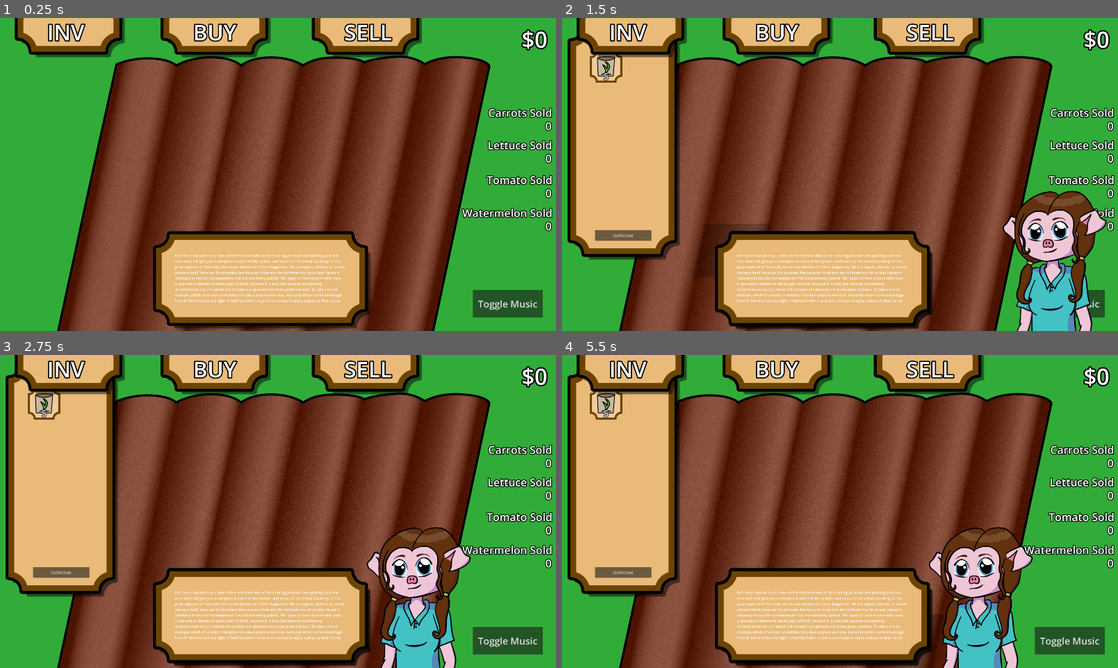
Above: before the commit, frames 1-4 (two rows, left to right).
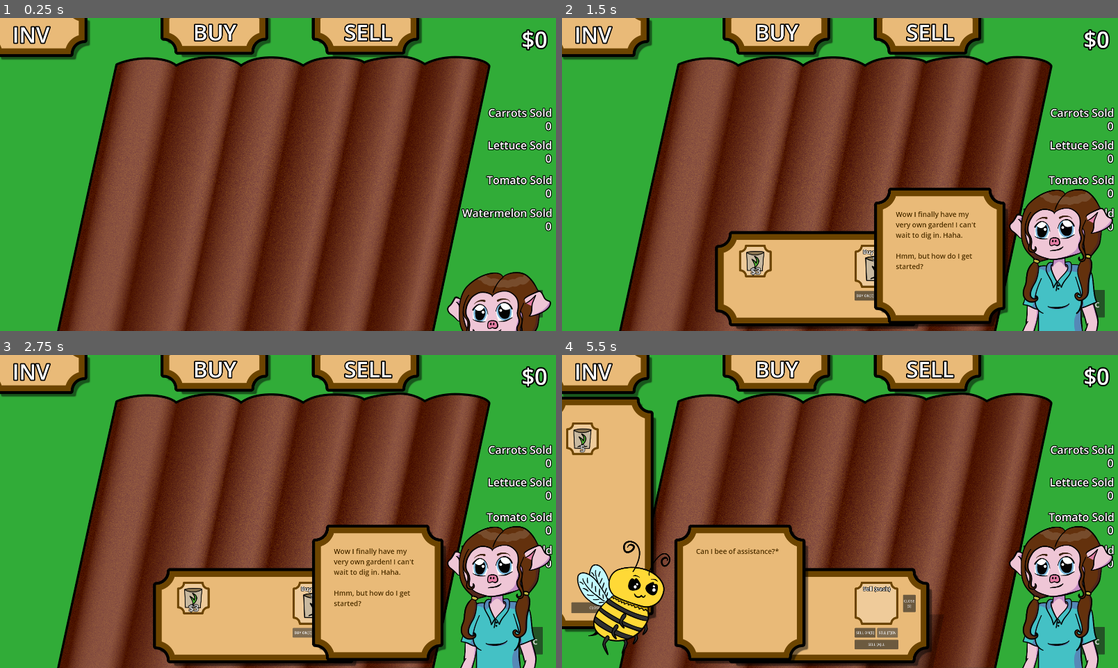
Above: after the commit, the same moments.

Repository: Saryah/oinkjam2026
Game: Godot game, scene res://main.tscn
Two runs of this game, one before a commit and one after it. Both use one fixed random seed, a clock stepped at 60 frames per second and the inputs below. The engine's default icon, where the game draws it, is replaced by a stand-in: a white triangle on a blue panel in a dark square.
Inputs (mouse positions are in pixels of both pictures, inside the frame that each line leads up to):
- Up to frame 1 (0.25 s): no input
- Up to frame 2 (1.5 s): click (778, 33) at 0.5 s; click (756, 262) at 1.25 s
- Up to frame 3 (2.75 s): click "BUY ON[E]" at 2 s
- Up to frame 4 (5.5 s): click "BUY [T]EN" at 2.75 s; click (928, 370) at 3.5 s; click "SELL ON[E]" at 4.25 s; click "SELL [T]EN" at 5 s

The runs differ from the first frame. In frame 1, 17% of the frame differs, in the area x 0-100%, y 0-100%; in frame 2, 30%; in frame 3, 32%; in frame 4, 33%.

Commit message:
cutscene01 done minor balance fixes.

Diff:
--- a/cutscene01.tscn
+++ /dev/null
@@ -1,24 +0,0 @@
-[gd_scene format=3 uid="uid://dhqf7lbl7ketk"]
-
-[ext_resource type="Texture2D" uid="uid://fd15epvvjrk2" path="res://Assets/mc_normal.png" id="1_rblcr"]
-[ext_resource type="Texture2D" uid="uid://b04rnsmpkp8lx" path="res://Assets/box.png" id="2_cx2uc"]
-
-[node name="AnimationPlayer" type="Node2D" unique_id=722166552]
-
-[node name="AnimationPlayer" type="AnimationPlayer" parent="." unique_id=1920406412]
-
-[node name="McNormal" type="Sprite2D" parent="." unique_id=1475220445]
-position = Vector2(1573.9998, 801)
-scale = Vector2(0.45534346, 0.45534354)
-texture = ExtResource("1_rblcr")
-
-[node name="NinePatchRect" type="NinePatchRect" parent="." unique_id=1869980524]
-offset_left = 665.0
-offset_top = 710.3863
-offset_right = 1404.0
-offset_bottom = 1050.3862
-texture = ExtResource("2_cx2uc")
-patch_margin_left = 105
-patch_margin_top = 105
-patch_margin_right = 130
-patch_margin_bottom = 130
--- a/gamecontroller.gd
+++ b/gamecontroller.gd
@@ -1,6 +1,7 @@
 extends Node2D
 
 @onready var cutscene01: AnimationPlayer = $cutscene01/AnimationPlayer
+@onready var cutscene02: AnimationPlayer = $cutscene02/AnimationPlayer
 
 
 @export var seeds: Dictionary = {
@@ -119,17 +120,17 @@
 	if carrot_sold >= 20 and lettuce_unlocked == false:
 		shop_inv.shop_insert(seeds_prefabs["lettuce"], 9999999)
 		lettuce_unlocked = true
-		monies -= 75
-		#run cutscene???
+		monies -= 35
+		cutscene02.play("cutscene02")
 	elif lettuce_sold >= 30 and tomato_unlocked == false:
 		shop_inv.shop_insert(seeds_prefabs["tomato"], 9999999)
 		tomato_unlocked = true
-		monies -= 250
+		monies -= 140
 		#run cutscene???
 	elif tomato_sold >= 50 and watermelon_unlocked == false:
 		shop_inv.shop_insert(seeds_prefabs["watermelon"], 9999999)
 		watermelon_unlocked = true
-		monies -= 750
+		monies -= 440
 		#run cutscene???
 
 func _on_mute_button_pressed() -> void:
--- a/main.tscn
+++ b/main.tscn
@@ -55,6 +55,8 @@
 [ext_resource type="AudioStream" uid="uid://bgl5atpf1hru0" path="res://Sounds/button/button-08.mp3" id="51_53bls"]
 [ext_resource type="AudioStream" uid="uid://b45imdyxyl8rn" path="res://Sounds/button/button-09.mp3" id="52_lwnsi"]
 [ext_resource type="AudioStream" uid="uid://dlivpvs4rlkki" path="res://Sounds/button/button-10.mp3" id="53_41lik"]
+[ext_resource type="Texture2D" uid="uid://baito13bf2u0" path="res://Assets/cutebee.png" id="56_e71vb"]
+[ext_resource type="Texture2D" uid="uid://dfl353kktifax" path="res://Assets/mcsmile.png" id="56_rnkwl"]
 
 [sub_resource type="AudioStreamRandomizer" id="AudioStreamRandomizer_w48qg"]
 streams_count = 15
@@ -109,41 +111,136 @@
 stream_12/stream = ExtResource("44_5yh34")
 stream_13/stream = ExtResource("45_pjuso")
 
-[sub_resource type="Animation" id="Animation_ycdy4"]
+[sub_resource type="Animation" id="Animation_rnkwl"]
 length = 0.001
 tracks/0/type = "value"
 tracks/0/imported = false
 tracks/0/enabled = true
-tracks/0/path = NodePath("AnimationPlayer/McNormal:position")
+tracks/0/path = NodePath("AnimationPlayer/McPanel/MarginContainer/mc001:text")
 tracks/0/interp = 1
 tracks/0/loop_wrap = true
 tracks/0/keys = {
 "times": PackedFloat32Array(0),
 "transitions": PackedFloat32Array(1),
-"update": 0,
-"values": [Vector2(1567, 433.99997)]
+"update": 1,
+"values": ["Urm, I think so:
+
+Click on stuff to plant and harvest
+S for Sell
+B to Buy
+Click on the items in the shop to select them to sell or buy."]
 }
 
-[sub_resource type="Animation" id="Animation_w48qg"]
-resource_name = "cutscene01"
-length = 2.0
+[sub_resource type="Animation" id="Animation_ycdy4"]
+length = 40.633335
 tracks/0/type = "value"
 tracks/0/imported = false
 tracks/0/enabled = true
-tracks/0/path = NodePath("AnimationPlayer/McNormal:position")
+tracks/0/path = NodePath("AnimationPlayer/mc:position")
 tracks/0/interp = 1
 tracks/0/loop_wrap = true
 tracks/0/keys = {
-"times": PackedFloat32Array(0.03333333, 2),
-"transitions": PackedFloat32Array(1.5157164, 1),
+"times": PackedFloat32Array(0, 0.53333336, 33.81411, 34.933334),
+"transitions": PackedFloat32Array(1, 6.062875, 1, 2.0705302),
 "update": 0,
-"values": [Vector2(1567, 433.99997), Vector2(646.9999, 425)]
+"values": [Vector2(1017, 1098), Vector2(1017.00006, 419.99997), Vector2(1017.00006, 420), Vector2(1017.00006, 1092)]
+}
+tracks/1/type = "value"
+tracks/1/imported = false
+tracks/1/enabled = true
+tracks/1/path = NodePath("AnimationPlayer/bee:position")
+tracks/1/interp = 1
+tracks/1/loop_wrap = true
+tracks/1/keys = {
+"times": PackedFloat32Array(0, 4.8999987, 5.4333334, 33.81411, 34.933334),
+"transitions": PackedFloat32Array(1, 1, 3.249009, 1, 2.0705302),
+"update": 0,
+"values": [Vector2(-995.875, 1019.125), Vector2(-995.875, 1019.125), Vector2(-995.875, 395), Vector2(-995.875, 395), Vector2(-995.875, 1067)]
+}
+tracks/2/type = "value"
+tracks/2/imported = false
+tracks/2/enabled = true
+tracks/2/path = NodePath("AnimationPlayer/McPanel:visible")
+tracks/2/interp = 1
+tracks/2/loop_wrap = true
+tracks/2/keys = {
+"times": PackedFloat32Array(0, 0.73, 4.54406, 7.75521, 8.891667, 21.963953, 25.130846, 28.846638, 31.851025),
+"transitions": PackedFloat32Array(1, 1, 1, 1, 1, 1, 1, 1, 1),
+"update": 1,
+"values": [false, true, false, true, false, true, false, true, false]
+}
+tracks/3/type = "value"
+tracks/3/imported = false
+tracks/3/enabled = true
+tracks/3/path = NodePath("AnimationPlayer/McPanel/MarginContainer/mc001:text")
+tracks/3/interp = 1
+tracks/3/loop_wrap = true
+tracks/3/keys = {
+"times": PackedFloat32Array(0.001, 0.73, 5.1000004, 7.7, 21.8393, 28.846638),
+"transitions": PackedFloat32Array(1, 1, 1, 1, 1, 1),
+"update": 1,
+"values": ["Wow I finally have my very own garden! I can't wait to dig in. Haha.
+
+Hmm, but how do I get started?", "Wow I finally have my very own garden! I can't wait to dig in. Haha.
+
+Hmm, but how do I get started?", "Wow I finally have my very own garden! I can't wait to dig in. Haha.
+
+Hmm, but how do I get started?", "Oh! Hello there.  Well sure, that would be great!", "Urm, I think so:
+
+Click on stuff to plant and harvest
+S for Sell
+B to Buy
+Click on the items in the shop to select them to sell or buy.", "Okay. Also, why do you have so many astrixes on your text?"]
+}
+tracks/4/type = "value"
+tracks/4/imported = false
+tracks/4/enabled = true
+tracks/4/path = NodePath("AnimationPlayer/BeePanel:visible")
+tracks/4/interp = 1
+tracks/4/loop_wrap = true
+tracks/4/keys = {
+"times": PackedFloat32Array(0, 5.269273, 6.9559393, 8.933333, 21.963953, 25.130846, 28.846638, 31.851025, 33.6178),
+"transitions": PackedFloat32Array(1, 1, 1, 1, 1, 1, 1, 1, 1),
+"update": 1,
+"values": [false, true, false, true, false, true, false, true, false]
+}
+tracks/5/type = "value"
+tracks/5/imported = false
+tracks/5/enabled = true
+tracks/5/path = NodePath("AnimationPlayer/BeePanel/MarginContainer/bee001:text")
+tracks/5/interp = 1
+tracks/5/loop_wrap = true
+tracks/5/keys = {
+"times": PackedFloat32Array(0.001, 8.85, 14.041366, 18.796522, 25.130846, 31.851025),
+"transitions": PackedFloat32Array(1, 1, 1, 1, 1, 1),
+"update": 1,
+"values": ["Can I bee of assistance?*", "Excellent, first take these five carrot seeds* to get started!
+
+Simply click or tap on any plot space, tap the seed you want to plant, and wait for it to grow!", "Once fully grown, tap the crop to harvest.
+
+You can sell crops* in the shop by tapping \"Sell\" or \"S\", tapping the crop in the sell window and choosing the sell amount.", "Buy more seeds* in the shop by tapping \"Buy\" or \"B\" in the same way.
+
+You got all that?", "You got it!
+
+Once you've sold 20 carrots, the next seed type will be unlocked.*", "Don't worry about it."]
+}
+tracks/6/type = "value"
+tracks/6/imported = false
+tracks/6/enabled = true
+tracks/6/path = NodePath("AnimationPlayer/mc:texture")
+tracks/6/interp = 1
+tracks/6/loop_wrap = true
+tracks/6/keys = {
+"times": PackedFloat32Array(0, 7.7552),
+"transitions": PackedFloat32Array(1, 1),
+"update": 1,
+"values": [ExtResource("13_ycdy4"), ExtResource("56_rnkwl")]
 }
 
 [sub_resource type="AnimationLibrary" id="AnimationLibrary_vivmo"]
 _data = {
-&"RESET": SubResource("Animation_ycdy4"),
-&"cutscene01": SubResource("Animation_w48qg")
+&"RESET": SubResource("Animation_rnkwl"),
+&"cutscene01": SubResource("Animation_ycdy4")
 }
 
 [node name="main" type="Node2D" unique_id=353706635]
@@ -689,18 +786,20 @@
 
 [node name="inv_ui" parent="." unique_id=1702235503 instance=ExtResource("4_1bvp3")]
 visible = false
-offset_left = -1255.0
-offset_top = -691.0
-offset_right = -699.0
-offset_bottom = 513.0
+offset_left = -1364.0
+offset_top = -529.0
+offset_right = -808.0
+offset_bottom = 675.0
 
 [node name="shop_sell" parent="." unique_id=1327900691 instance=ExtResource("5_lquwl")]
+visible = false
 offset_left = -576.0
 offset_top = 260.0
 offset_right = 426.0
 offset_bottom = 717.0
 
 [node name="shop_buy" parent="." unique_id=822417641 instance=ExtResource("6_272bh")]
+visible = false
 offset_left = -576.0
 offset_top = 260.0
 offset_right = 432.0
@@ -854,10 +953,10 @@
 text = "SELL"
 
 [node name="inv_ui_btn" type="NinePatchRect" parent="." unique_id=1270373852]
-offset_left = -1213.0
-offset_top = -818.0
-offset_right = -687.0
-offset_bottom = -521.0
+offset_left = -1373.0
+offset_top = -807.0
+offset_right = -847.0
+offset_bottom = -510.0
 texture = ExtResource("8_5vw27")
 patch_margin_left = 105
 patch_margin_top = 105
@@ -913,23 +1012,24 @@
 [node name="AnimationPlayer" type="AnimationPlayer" parent="cutscene01" unique_id=1920406412]
 libraries/ = SubResource("AnimationLibrary_vivmo")
 
-[node name="McNormal" type="Sprite2D" parent="cutscene01/AnimationPlayer" unique_id=1475220445]
-position = Vector2(1567, 433.99997)
+[node name="mc" type="Sprite2D" parent="cutscene01/AnimationPlayer" unique_id=1475220445]
+position = Vector2(1017, 1098)
 scale = Vector2(0.73301524, 0.7330154)
 texture = ExtResource("13_ycdy4")
 
-[node name="NinePatchRect" type="NinePatchRect" parent="cutscene01/AnimationPlayer" unique_id=1869980524]
-offset_left = -576.0
-offset_top = 261.0
-offset_right = 445.0
-offset_bottom = 727.0
+[node name="McPanel" type="NinePatchRect" parent="cutscene01/AnimationPlayer" unique_id=1869980524]
+visible = false
+offset_left = 157.0
+offset_top = 60.0
+offset_right = 792.0
+offset_bottom = 718.0
 texture = ExtResource("8_5vw27")
 patch_margin_left = 105
 patch_margin_top = 105
 patch_margin_right = 130
 patch_margin_bottom = 130
 
-[node name="MarginContainer" type="MarginContainer" parent="cutscene01/AnimationPlayer/NinePatchRect" unique_id=1717213637]
+[node name="MarginContainer" type="MarginContainer" parent="cutscene01/AnimationPlayer/McPanel" unique_id=1717213637]
 layout_mode = 1
 anchors_preset = 15
 anchor_right = 1.0
@@ -943,11 +1043,60 @@
 theme_override_constants/margin_right = 100
 theme_override_constants/margin_bottom = 100
 
-[node name="Label" type="Label" parent="cutscene01/AnimationPlayer/NinePatchRect/MarginContainer" unique_id=1323023841]
+[node name="mc001" type="Label" parent="cutscene01/AnimationPlayer/McPanel/MarginContainer" unique_id=1323023841]
 layout_mode = 2
 size_flags_horizontal = 3
 size_flags_vertical = 1
-text = "But I must explain to you how all this mistaken idea of denouncing pleasure and praising pain was born and I will give you a complete account of the system, and expound the actual teachings of the great explorer of the truth, the master-builder of human happiness. No one rejects, dislikes, or avoids pleasure itself, because it is pleasure, but because those who do not know how to pursue pleasure rationally encounter consequences that are extremely painful. Nor again is there anyone who loves or pursues or desires to obtain pain of itself, because it is pain, but because occasionally circumstances occur in which toil and pain can procure him some great pleasure. To take a trivial example, which of us ever undertakes laborious physical exercise, except to obtain some advantage from it? But who has any right to find fault with a man who chooses to enjoy a pleasure that has no annoying consequences, or one who avoids a pain that produces no resultant pleasure?"
+theme_override_colors/font_color = Color(0.31494337, 0.19367546, 0, 1)
+theme_override_font_sizes/font_size = 32
+text = "Urm, I think so:
+
+Click on stuff to plant and harvest
+S for Sell
+B to Buy
+Click on the items in the shop to select them to sell or buy."
+autowrap_mode = 3
+clip_text = true
+
+[node name="bee" type="Sprite2D" parent="cutscene01/AnimationPlayer" unique_id=207931763]
+z_index = 1
+position = Vector2(-995.875, 1019.125)
+scale = Vector2(0.75, 0.75)
+texture = ExtResource("56_e71vb")
+
+[node name="BeePanel" type="NinePatchRect" parent="cutscene01/AnimationPlayer" unique_id=1744115903]
+visible = false
+offset_left = -763.0
+offset_top = 60.0
+offset_right = -128.0
+offset_bottom = 718.0
+texture = ExtResource("8_5vw27")
+patch_margin_left = 105
+patch_margin_top = 105
+patch_margin_right = 130
+patch_margin_bottom = 130
+
+[node name="MarginContainer" type="MarginContainer" parent="cutscene01/AnimationPlayer/BeePanel" unique_id=1408816435]
+layout_mode = 1
+anchors_preset = 15
+anchor_right = 1.0
+anchor_bottom = 1.0
+offset_right = -32.0
+offset_bottom = -27.0
+grow_horizontal = 2
+grow_vertical = 2
+theme_override_constants/margin_left = 100
+theme_override_constants/margin_top = 100
+theme_override_constants/margin_right = 100
+theme_override_constants/margin_bottom = 100
+
+[node name="bee001" type="Label" parent="cutscene01/AnimationPlayer/BeePanel/MarginContainer" unique_id=1498112788]
+layout_mode = 2
+size_flags_horizontal = 3
+size_flags_vertical = 1
+theme_override_colors/font_color = Color(0.31494337, 0.19367546, 0, 1)
+theme_override_font_sizes/font_size = 32
+text = "Can I bee of assistance?*"
 autowrap_mode = 3
 clip_text = true
 
Binary file added: Assets/mcmad.png
Not shown, added: Assets/mcmad.png.import
Binary file added: Assets/mcsmile.png
Not shown, added: Assets/mcsmile.png.import
Binary file added: Assets/mcunhappy.png
Not shown, added: Assets/mcunhappy.png.import
Not shown, changed: builds/web/index.html
